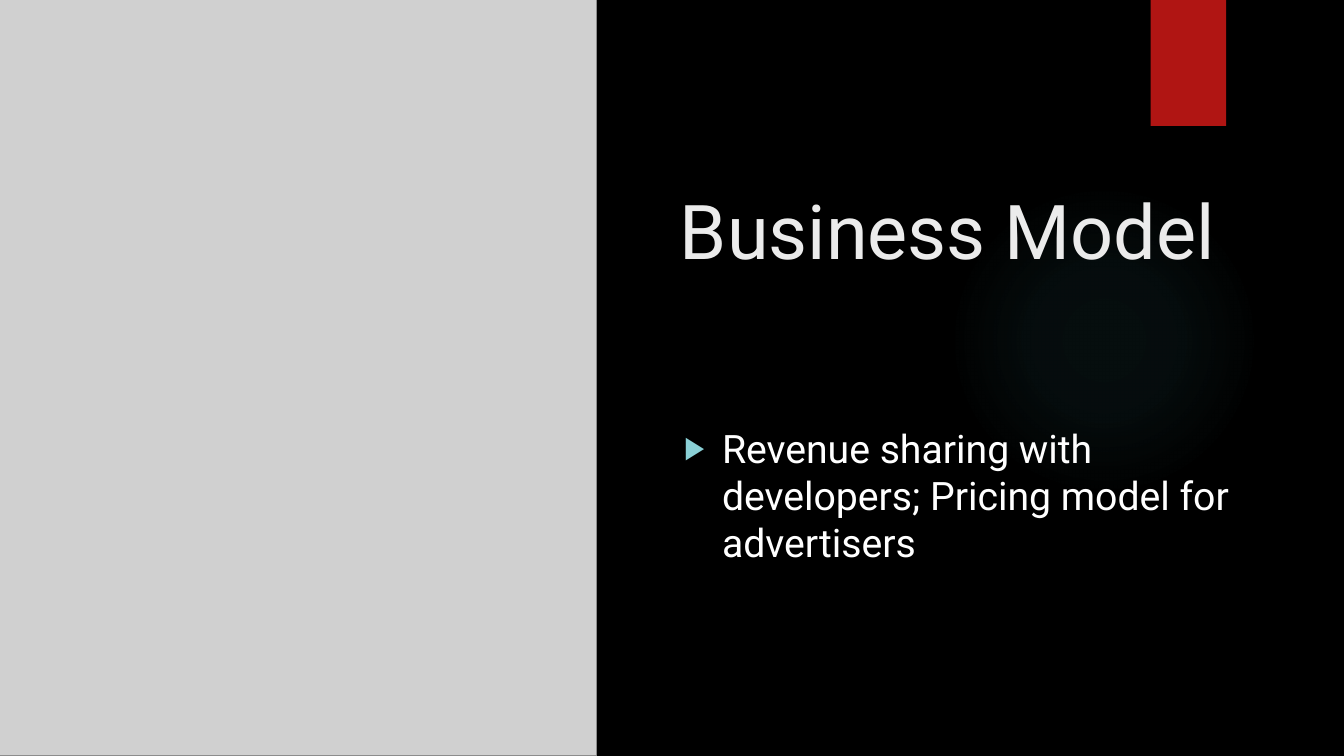
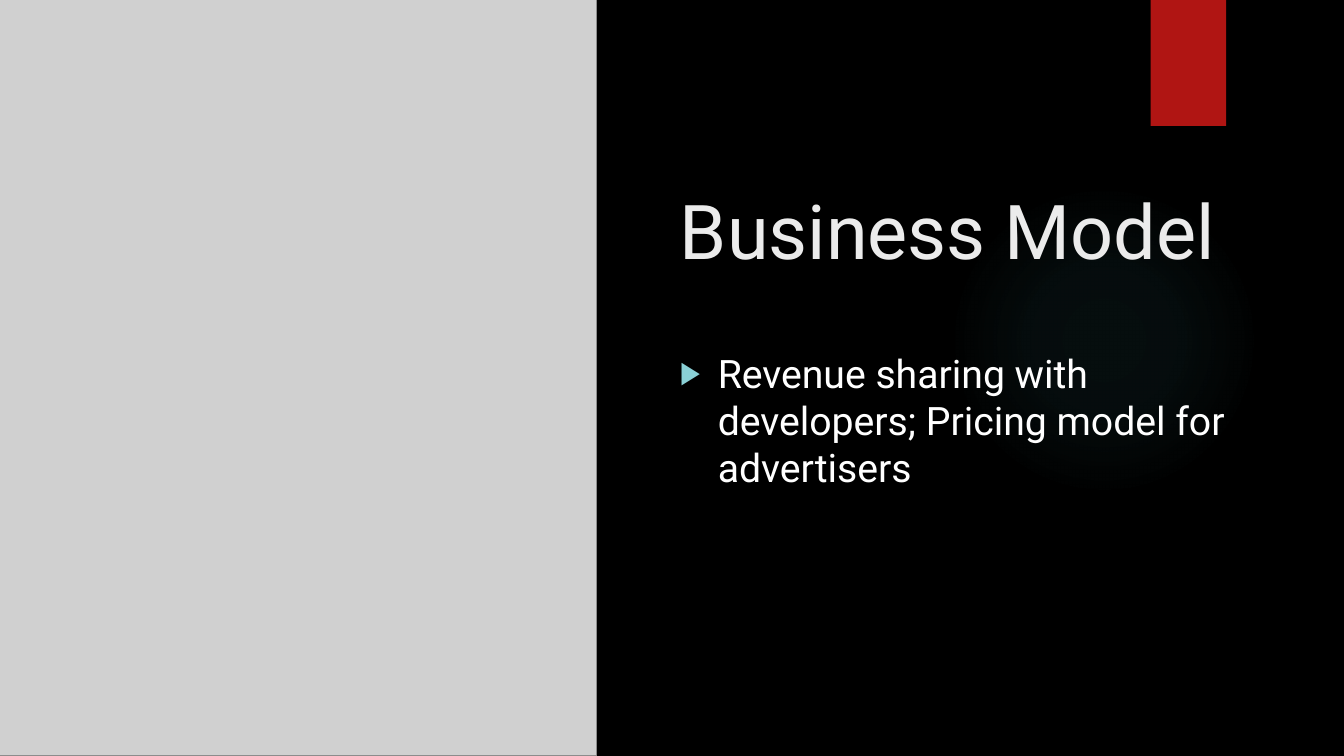
Before and after one commit to bibasrairockz/Hyper-Personalized-In-Game-Advertising, a slide deck: slide 8 of Hyper-Personalized_In-Game_Advertising .pptx. Drawn at 1344x756 pixels with LibreOffice and Linux fonts; fonts in the diff are those of the drawing; grey boxes stand for pictures; background and template pictures are left out. Boxes give left, top, right and bottom in pixels: in the first picture for what was removed or moved away, otherwise in the second. Text is boxed around its words. In the diff, an @@ line names an element or a change of style, - is before the commit and + after.

```diff
--- a/Hyper-Personalized_In-Game_Advertising .pptx
+++ b/Hyper-Personalized_In-Game_Advertising .pptx
@@ text "Revenue sharing with developers; Pricing ...": place and size @@
-text "Revenue sharing with developers; Pricing ..." at (722, 433, 1229, 558)
+text "Revenue sharing with developers; Pricing ..." at (718, 358, 1224, 483)
```
Also in this commit, not shown: 5 other slides changed.
